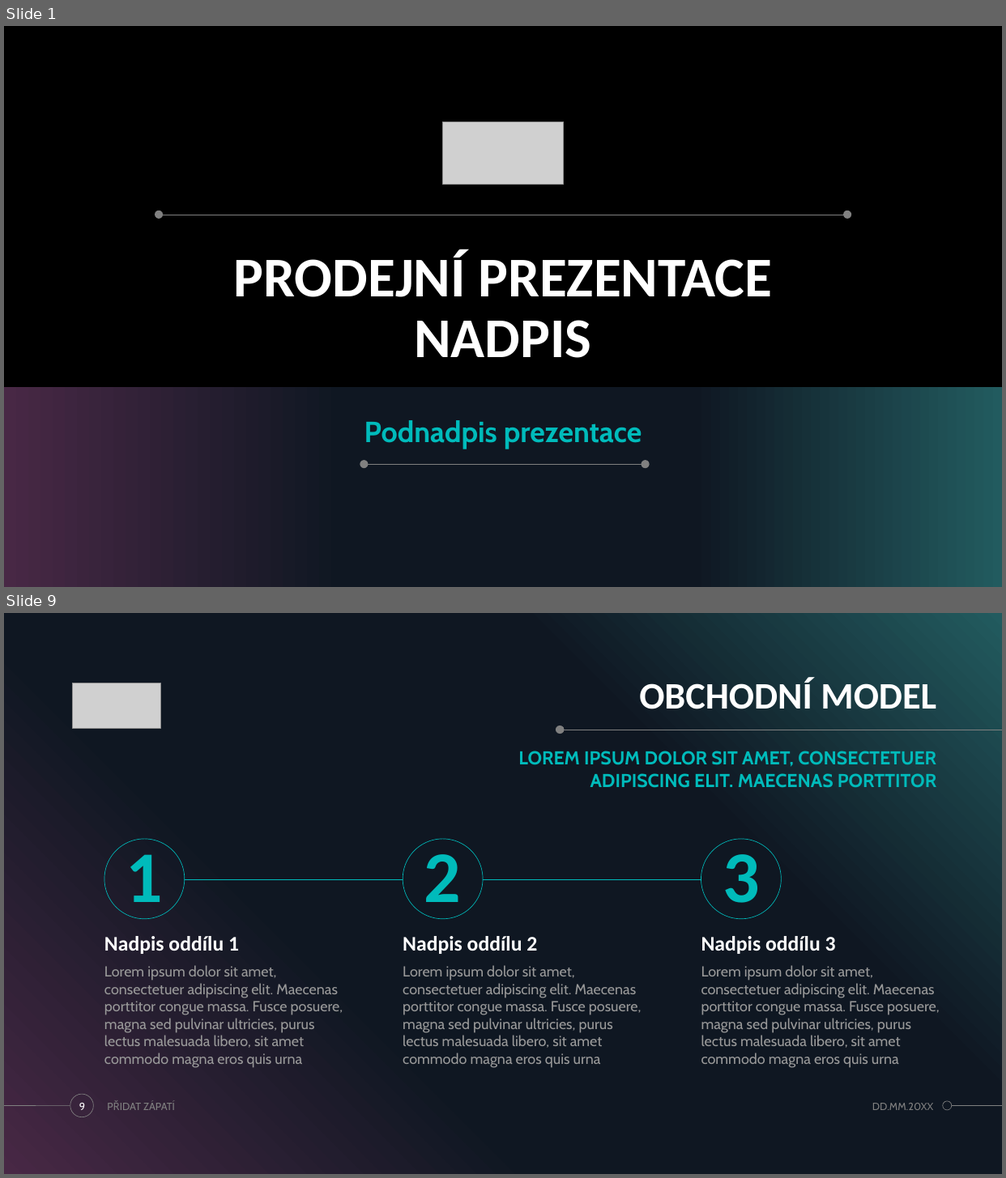
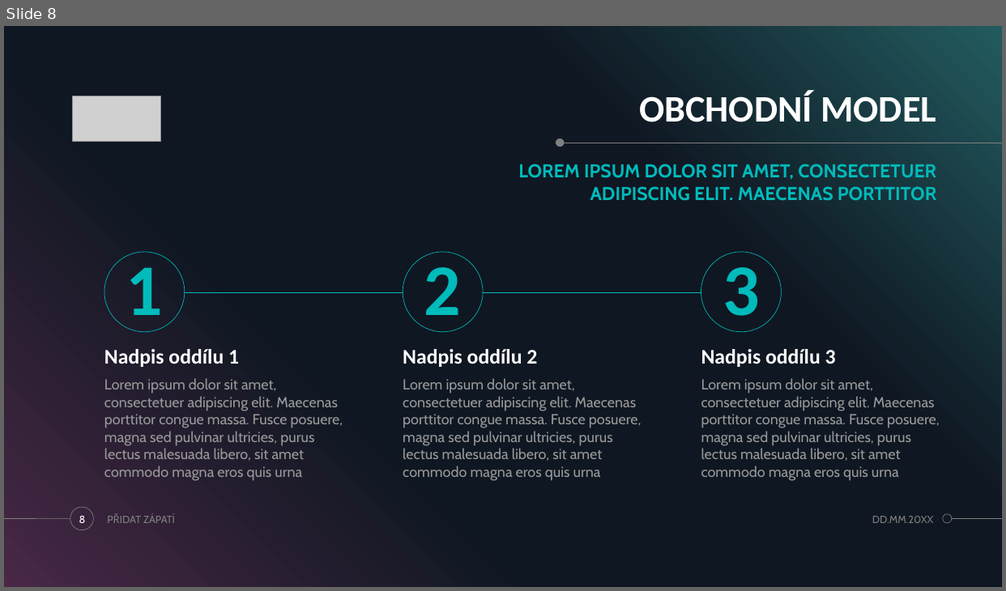
Before and after one commit to OpecenaPalacinka/UUR, a slide deck: Casomira/Prezentace casomiry.pptx. Shown one above the other, each under a label of ours: slides 1 and 9 before the commit, slide 8 after it; the slides between them are not shown. The pictures are 1006x1178 and 1006x591 pixels, drawn with LibreOffice and Linux fonts; fonts in the diff are those of the drawing; grey boxes stand for pictures; background and template pictures are left out. Boxes give left, top, right and bottom in pixels: in the first picture for what was removed or moved away, otherwise in the second. Text is boxed around its words. In the diff, an @@ line names an element or a change of style, - is before the commit and + after.

```diff
--- a/Casomira/Prezentace casomiry.pptx
+++ b/Casomira/Prezentace casomiry.pptx
@@ slide 1 removed at <box>4,26,1002,587</box>, background #000000; not listed: 4 template elements that a slide beside it also shows @@
@@ picture removed at <box>443,122,564,184</box> @@
@@ ellipse removed at <box>155,210,163,219</box> @@
@@ line removed from (161, 215) to (845, 215) @@
@@ ellipse removed at <box>843,210,851,219</box> @@
@@ title removed at <box>234,250,772,358</box> @@
-PRODEJNÍ PREZENTACE
-NADPIS
@@ rectangle removed at <box>4,387,1002,587</box> @@
@@ subtitle removed at <box>364,420,641,450</box> @@
-Podnadpis prezentace
@@ ellipse removed at <box>360,460,368,468</box> @@
@@ ellipse removed at <box>641,460,650,468</box> @@
@@ line removed from (368, 465) to (641, 465) @@
@@ what was slide 9 is now slide 8 @@
@@ page number at <box>79,516,86,523</box>: text changed @@
-9
+8
```
Also in this commit, not shown: 7 slides added, 7 other slides removed, 2 other files.
